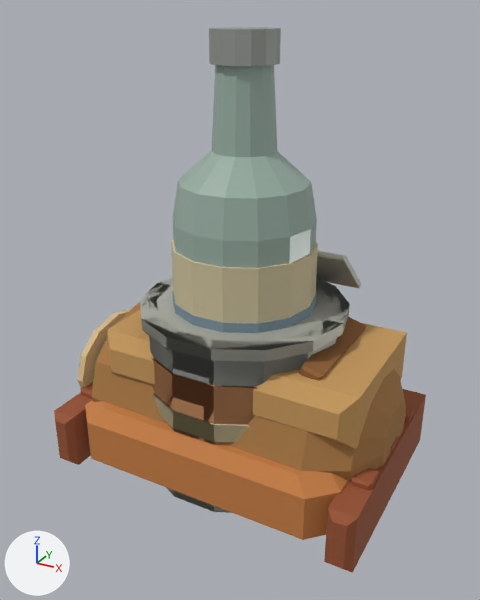
What one commit did to the FBX model Assets/Supermarket/Products/Models/SupermarketProducts3D.fbx.
Both versions are drawn from a 50 mm camera at (0.31, -0.572, 0.477) aimed at (0.003, -0.014, 0.198). The axes (+X, +Y, +Z) are drawn at lower left. The lights are the same throughout. The first picture is the older version. Where no turn or scale is listed for an object, it has been applied to the vertices.

In view in the first picture: 'Closed Stew Can Rolled Rims', 'Day Old Loaf Crust', 'Day Old Loaf Raised Top', 'Instant Noodles Crimped Seals', 'Instant Noodles Packet', 'Open Stew Can Body', 'Open Stew Can Generic Paper Label', 'Open Stew Can Peeled Bent Lid', 'Open Stew Can Rolled Rims', 'Vodka Bottle Faded Label Stripe', 'Vodka Bottle Generic Paper Band', 'Vodka Bottle Glass', 'Vodka Bottle Metal Cap' and 3 more.
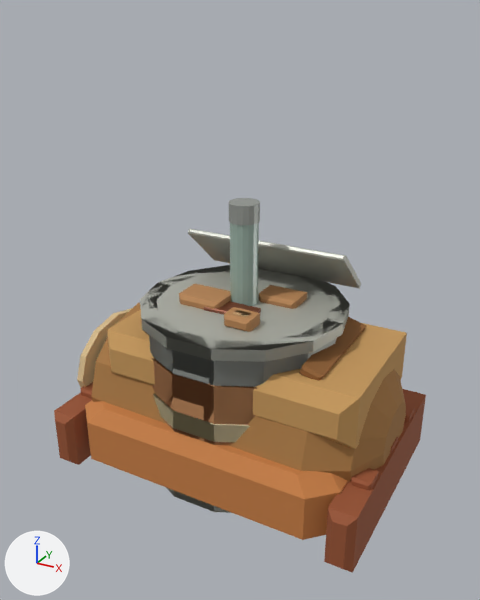
Location of each change, [x1, y1, x2, y2] in pixels of the pictures (480 x 600 px):
'Vodka Bottle Glass', deleted: before [172, 65, 317, 268]
'Vodka Bottle Generic Paper Band', reshaped (not visible afterwards): before [171, 240, 318, 323]
'Open Stew Can Peeled Bent Lid', recoloured (lighter): [316, 251, 350, 281] in both
'Vodka Bottle Metal Cap', reshaped, moved (56% narrower, 30% shorter): before [209, 27, 281, 66]; after [229, 198, 260, 225]
'Vodka Bottle Glass Cell 07', added: after [237, 224, 257, 306]
'Vodka Bottle Faded Label Stripe', reshaped (not visible afterwards): before [172, 291, 316, 333]
'Vodka Bottle Glass Cell 06', added: after [230, 223, 237, 303]
'Closed Stew Can Pull Tab', recoloured: [204, 301, 261, 315] in both
'Vodka Bottle Glass Cell 04', added (mostly hidden): after [256, 223, 259, 304]
part 3 of me_vodka_bottle_metal_cap_mesh, added: after [229, 198, 260, 225]
part 4 of me_vodka_bottle_metal_cap_mesh, deleted: before [209, 27, 281, 66]
'Open Stew Can Contents Chunks', unchanged, uncovered by the edit: after [179, 284, 307, 332]

What changed in the scene script:
```text
Change me_closed_stew_can_rolled_rims_mesh:
    where me_closed_stew_can_rolled_rims_mesh.from_pydata(...)  # 56 vertices, 32 faces; spans x -0.112..0.112, y -0.109..0.109, z 0.0..0.19
    remove me_closed_stew_can_rolled_rims_mesh.materials.append(mat_preview_product_metal_14)  # light grey #bfc0b6
    add me_closed_stew_can_rolled_rims_mesh.materials.append(mat_preview_product_metal_13)  # light grey #bfc0b6
Change me_vodka_bottle_metal_cap_mesh:
    remove me_vodka_bottle_metal_cap_mesh.from_pydata(...)  # 28 vertices, 16 faces; spans x -0.0325..0.0325, y -0.0317..0.0317, z 0.43..0.46
    add me_vodka_bottle_metal_cap_mesh.from_pydata(...)  # 32 vertices, 18 faces; spans x -0.0158..0.0158, y -0.0158..0.0158, z -0.0097..0.0098
    me_vodka_bottle_metal_cap_mesh part 3: 32 vertices added at x -0.0158..0.0158, y -0.0158..0.0158, z -0.0097..0.0098, forming a 16-sided cylinder along z
    me_vodka_bottle_metal_cap_mesh part 4: 28 vertices removed from x -0.0325..0.0325, y -0.0317..0.0317, z 0.43..0.46
Change me_open_stew_can_rolled_rims_mesh:
    where me_open_stew_can_rolled_rims_mesh.from_pydata(...)  # 84 vertices, 72 faces; spans x -0.112..0.112, y -0.109..0.109, z 0.0..0.19
    remove me_open_stew_can_rolled_rims_mesh.materials.append(mat_preview_product_metal_14)  # light grey #bfc0b6
    add me_open_stew_can_rolled_rims_mesh.materials.append(mat_preview_product_metal_13)  # light grey #bfc0b6
Change me_vodka_bottle_generic_paper_band_mesh:
    remove me_vodka_bottle_generic_paper_band_mesh.from_pydata(...)  # 28 vertices, 16 faces; spans x -0.075..0.075, y -0.074..0.074, z 0.124..0.256
    add me_vodka_bottle_generic_paper_band_mesh.from_pydata(...)  # 32 vertices, 18 faces; spans x -0.037..0.037, y -0.037..0.037, z 0.075..0.14
    me_vodka_bottle_generic_paper_band_mesh part 2: the whole mesh is rebuilt
Change me_open_stew_can_peeled_bent_lid_mesh:
    where me_open_stew_can_peeled_bent_lid_mesh.from_pydata(...)  # 16 vertices, 14 faces; spans x -0.095..0.095, y 0.04..0.101, z 0.189..0.245
    remove me_open_stew_can_peeled_bent_lid_mesh.materials.append(mat_preview_product_metal_14)  # light grey #bfc0b6
    add me_open_stew_can_peeled_bent_lid_mesh.materials.append(mat_preview_product_metal_13)  # light grey #bfc0b6
Change me_vodka_bottle_faded_label_stripe_mesh:
    remove me_vodka_bottle_faded_label_stripe_mesh.from_pydata(...)  # 28 vertices, 16 faces; spans x -0.076..0.076, y -0.075..0.075, z 0.18..0.2
    add me_vodka_bottle_faded_label_stripe_mesh.from_pydata(...)  # 32 vertices, 18 faces; spans x -0.037..0.037, y -0.037..0.037, z 0.101..0.114
    me_vodka_bottle_faded_label_stripe_mesh part 1: 28 vertices removed from x -0.076..0.076, y -0.075..0.075, z 0.18..0.2
    other edits to the shape of me_vodka_bottle_faded_label_stripe_mesh do not show in these pictures
Change ob_vodka_bottle_metal_cap:
    ob_vodka_bottle_metal_cap.location: (0.0, 0.0, 0.0) -> (0.0, 0.0, 0.289)
Remove ob_vodka_bottle_glass:
    ob_vodka_bottle_glass = bpy.data.objects.new('Vodka Bottle Glass', me_vodka_bottle_glass_mesh)
Add ob_vodka_bottle_glass_cell_07:
    ob_vodka_bottle_glass_cell_07 = bpy.data.objects.new('Vodka Bottle Glass Cell 07', me_vodka_bottle_glass_cell_07_mesh)  # 60 vertices, 50 faces; spans x 0.0..0.0356, y -0.0356..0.0, z 0.1417..0.286; in mat_preview_product_glass_08 (grey #99afa4)
    ob_vodka_bottle_glass_cell_07.location = (0.0, 0.0, 0.0)
Add ob_vodka_bottle_glass_cell_06:
    ob_vodka_bottle_glass_cell_06 = bpy.data.objects.new('Vodka Bottle Glass Cell 06', me_vodka_bottle_glass_cell_06_mesh)  # 60 vertices, 50 faces; spans x -0.0356..0.0, y -0.0356..0.0, z 0.1417..0.286; in mat_preview_product_glass_08 (grey #99afa4)
    ob_vodka_bottle_glass_cell_06.location = (0.0, 0.0, 0.0)
Add ob_vodka_bottle_glass_cell_04:
    ob_vodka_bottle_glass_cell_04 = bpy.data.objects.new('Vodka Bottle Glass Cell 04', me_vodka_bottle_glass_cell_04_mesh)  # 60 vertices, 50 faces; spans x 0.0..0.0356, y 0.0..0.0356, z 0.1417..0.286; in mat_preview_product_glass_08 (grey #99afa4)
    ob_vodka_bottle_glass_cell_04.location = (0.0, 0.0, 0.0)
```
